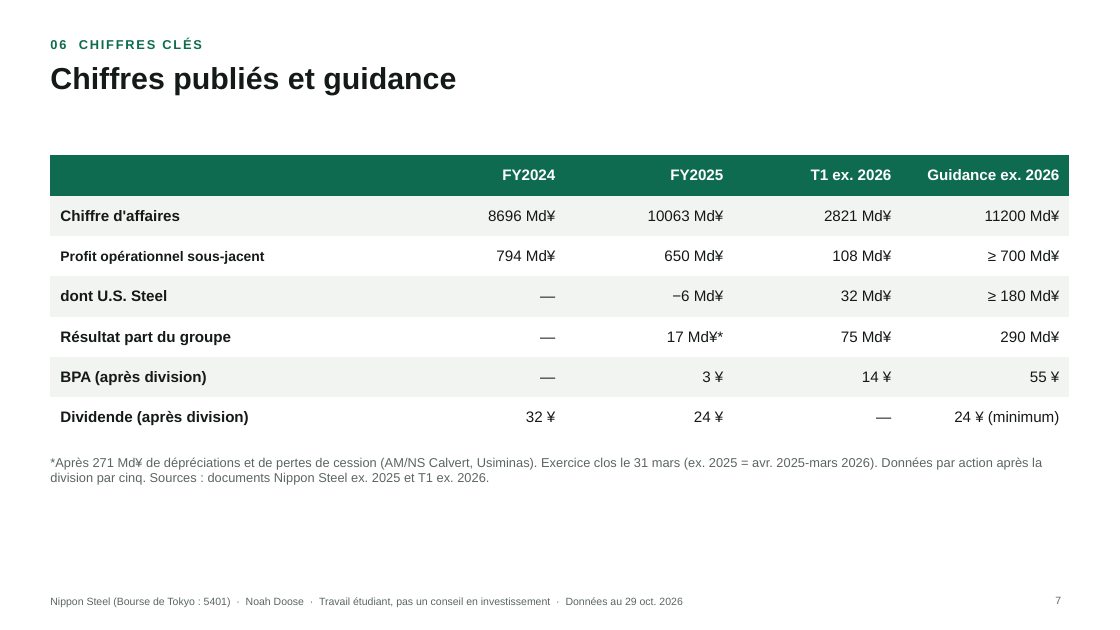
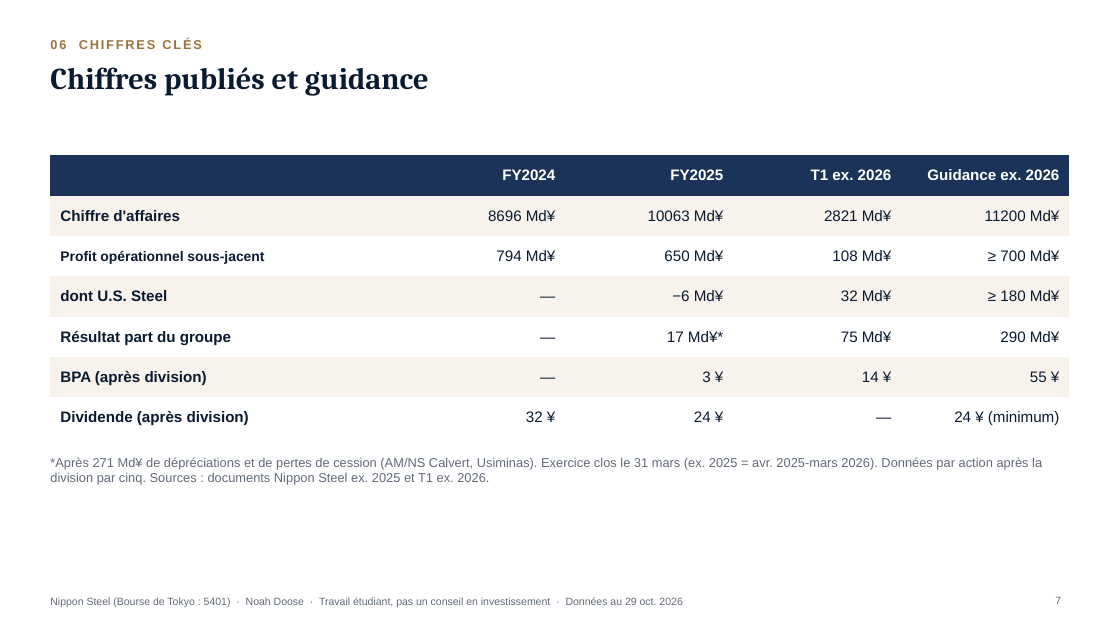
Before and after one commit to Fayzzy11/Portfolio-Project, a slide deck: slide 7 of docs/assets/pitches/5401_JP_Nippon_Steel_pitch_FR.pptx. Drawn at 1120x630 pixels with LibreOffice and Linux fonts; fonts in the diff are those of the drawing. Boxes give left, top, right and bottom in pixels: in the first picture for what was removed or moved away, otherwise in the second. Text is boxed around its words. In the diff, an @@ line names an element or a change of style, - is before the commit and + after.

```diff
--- a/docs/assets/pitches/5401_JP_Nippon_Steel_pitch_FR.pptx
+++ b/docs/assets/pitches/5401_JP_Nippon_Steel_pitch_FR.pptx
@@ text "06 CHIFFRES CLÉS" at [50,39,202,49]: text colour #0E6B4F to #9A7440 @@
@@ title "Chiffres publiés et guidance" at [50,67,429,95]: font Arial to Cambria, text colour #141A17 to #0A1A30 @@
@@ table at [50,155,1070,429] @@
@@ fill #0E6B4F to #1B3358 in row 1 @@
@@ fill #F2F4F1 to #F7F3EC in 15 cells @@
@@ text colour #141A17 to #0A1A30 in "Chiffre d'affaires", "8696 Md¥", "10063 Md¥", "2821 Md¥" and 26 more places @@
@@ text colour #5B6660 to #616A78 in 3 elements at [50,457,1042,485], [1055,597,1061,604], [50,597,682,607] @@
```
Also in this commit, not shown: 11 other slides changed, 37 other files.
